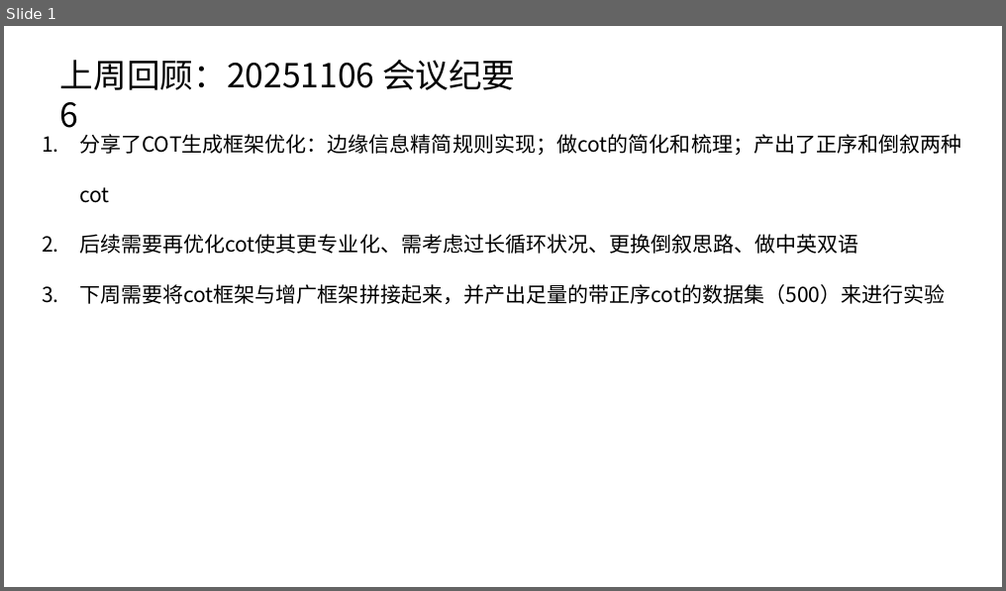
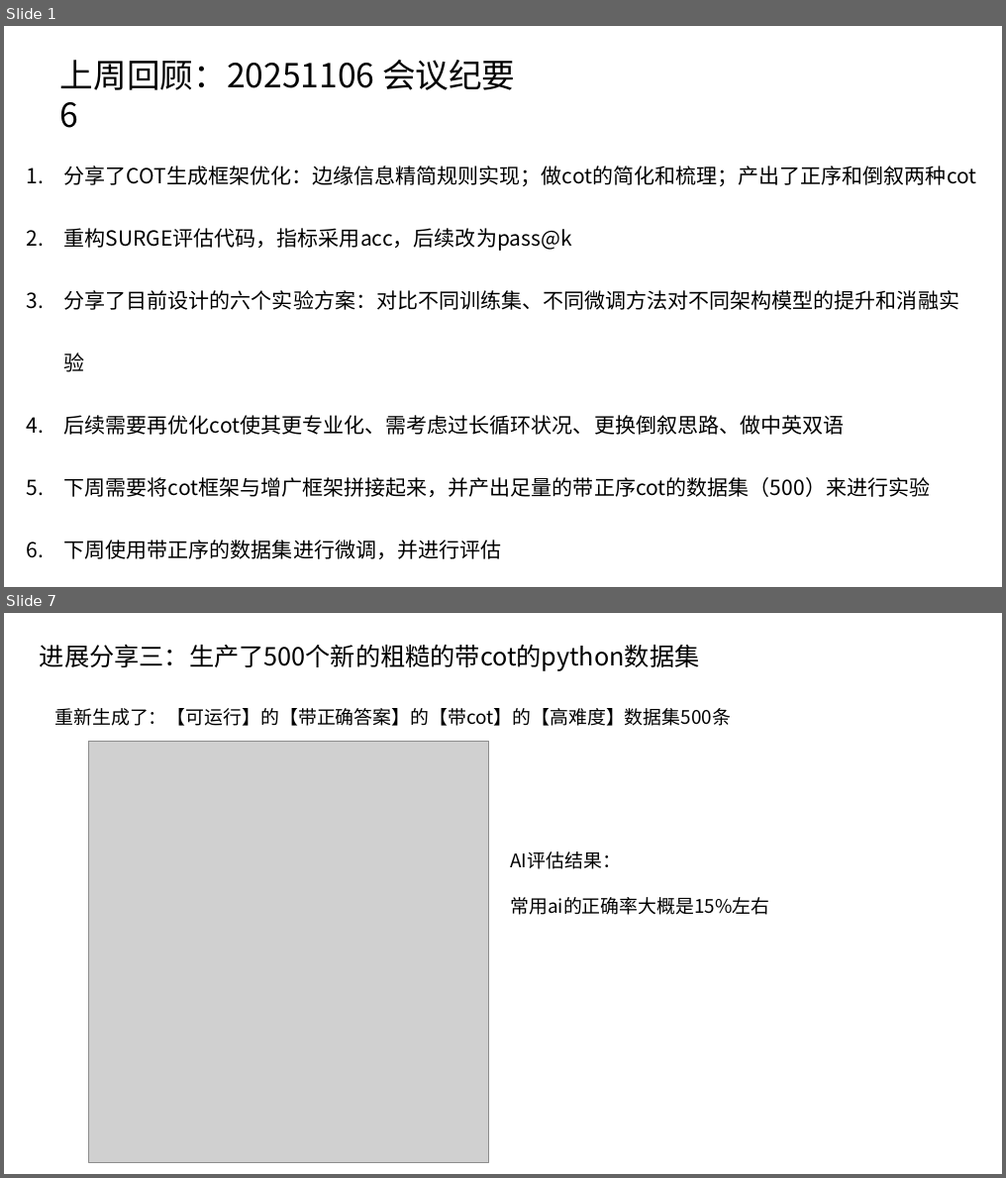
Before and after one commit to caoye04/TreecEva, a slide deck: 组会记录/组会1113.pptx. Shown one above the other, each under a label of ours: slide 1 before the commit, slides 1 and 7 after it; the slides between them are not shown. The pictures are 1006x591 and 1006x1178 pixels, drawn with LibreOffice and Linux fonts; fonts in the diff are those of the drawing; grey boxes stand for pictures. Boxes give left, top, right and bottom in pixels: in the first picture for what was removed or moved away, otherwise in the second. Text is boxed around its words. In the diff, an @@ line names an element or a change of style, - is before the commit and + after.

```diff
--- a/组会记录/组会1113.pptx
+++ b/组会记录/组会1113.pptx
@@ slide 7 added at [4,613,1002,1174], background #FFFFFF @@
@@ text added at [40,644,700,671], 24 pt, text #000000 @@
+进展分享三：生产了500个新的粗糙的带cot的python数据集
@@ text added at [54,708,731,726], 18 pt, text #000000 @@
+重新生成了：【可运行】的【带正确答案】的【带cot】的【高难度】数据集500条
@@ picture added at [88,741,489,1162] @@
@@ text added at [510,852,769,915], 18 pt, text #000000 @@
+AI评估结果：
+常用ai的正确率大概是15%左右
@@ slide 1 changed as well @@
@@ text "分享了COT生成框架优化：边缘信息精简规则实现；做cot的简化和梳理；产出了正序和倒叙两种cot": place and size @@
-text "分享了COT生成框架优化：边缘信息精简规则实现；做cot的简化和梳理；产出了正序和倒叙两种cot" at [79,134,961,304]
+text "分享了COT生成框架优化：边缘信息精简规则实现；做cot的简化和梳理；产出了正序和倒叙两种cot" at [64,166,977,560]
@@ text at [64,166,977,497]: line spacing 2 to 2.5 @@
@@ text at [64,228,959,372]: paragraphs added @@
+2. 重构SURGE评估代码，指标采用acc，后续改为pass@k
+3. 分享了目前设计的六个实验方案：对比不同训练集、不同微调方法对不同架构模型的提升和消融实验
@@ text at [64,540,502,560]: paragraph added @@
+6. 下周使用带正序的数据集进行微调，并进行评估
```
Also in this commit, not shown: 1 other slide changed, 14 other slides added, 17 slides removed, 20 other files.
